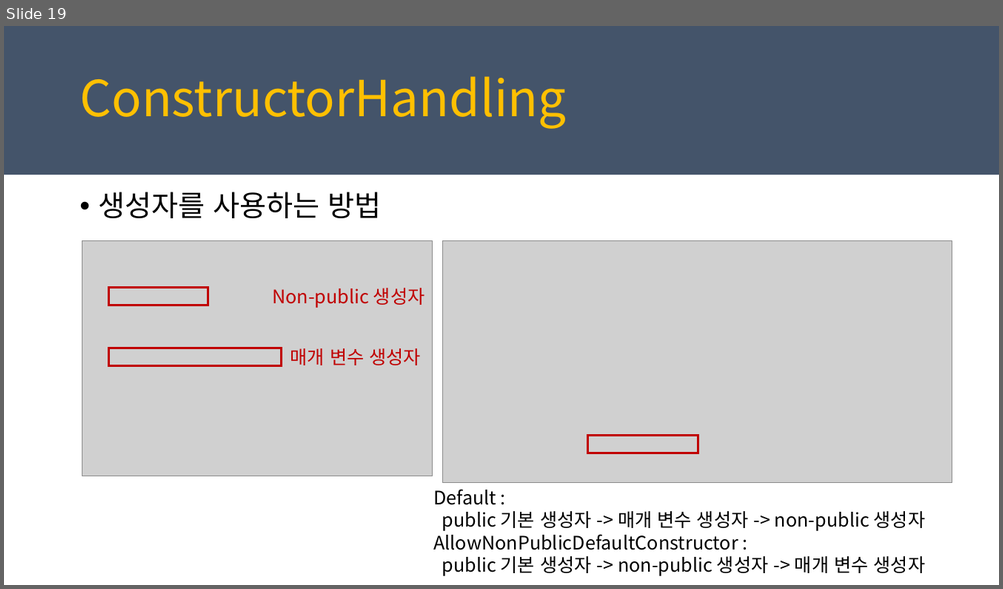
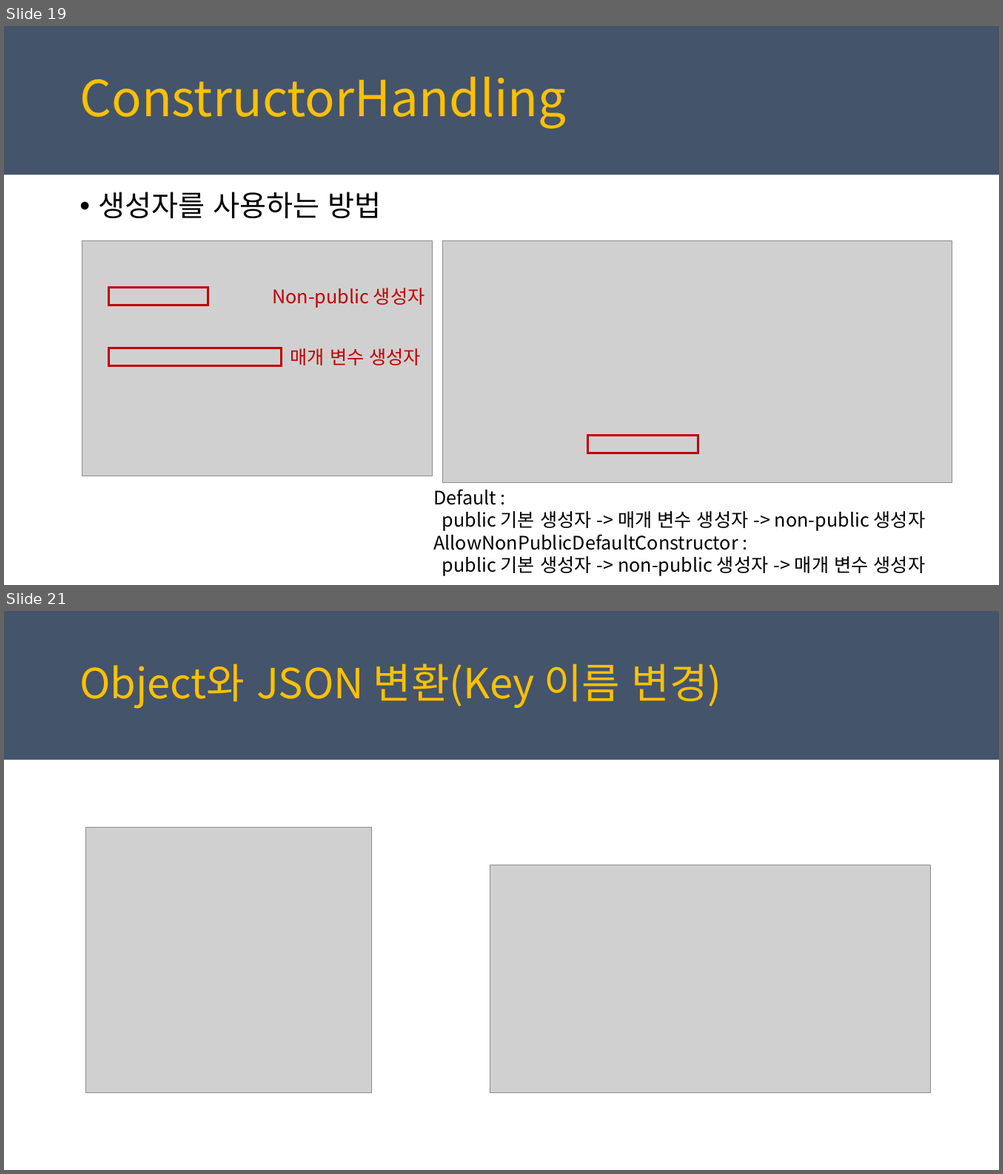
Before and after one commit to juniair/Summary-PPT, a slide deck: Json.NET_(수정자_유정).pptx. Shown one above the other, each under a label of ours: slide 19 before the commit, slides 19 and 21 after it; the slides between them are not shown. The pictures are 1003x589 and 1003x1174 pixels, drawn with LibreOffice and Linux fonts; fonts in the diff are those of the drawing; grey boxes stand for pictures. Boxes give left, top, right and bottom in pixels: in the first picture for what was removed or moved away, otherwise in the second. Text is boxed around its words. In the diff, an @@ line names an element or a change of style, - is before the commit and + after.

```diff
--- a/Json.NET_(수정자_유정).pptx
+++ b/Json.NET_(수정자_유정).pptx
@@ slide 21 added at [4,611,999,1170], background #FFFFFF; not listed: 1 template element that a slide beside it also shows @@
@@ text added at [79,664,722,709], 40 pt, text #FFC000 @@
+Object와 JSON 변환(Key 이름 변경)
@@ picture added at [86,827,371,1093] @@
@@ picture added at [489,866,930,1093] @@
```
Also in this commit, not shown: 2 other slides added, 2 other files.
